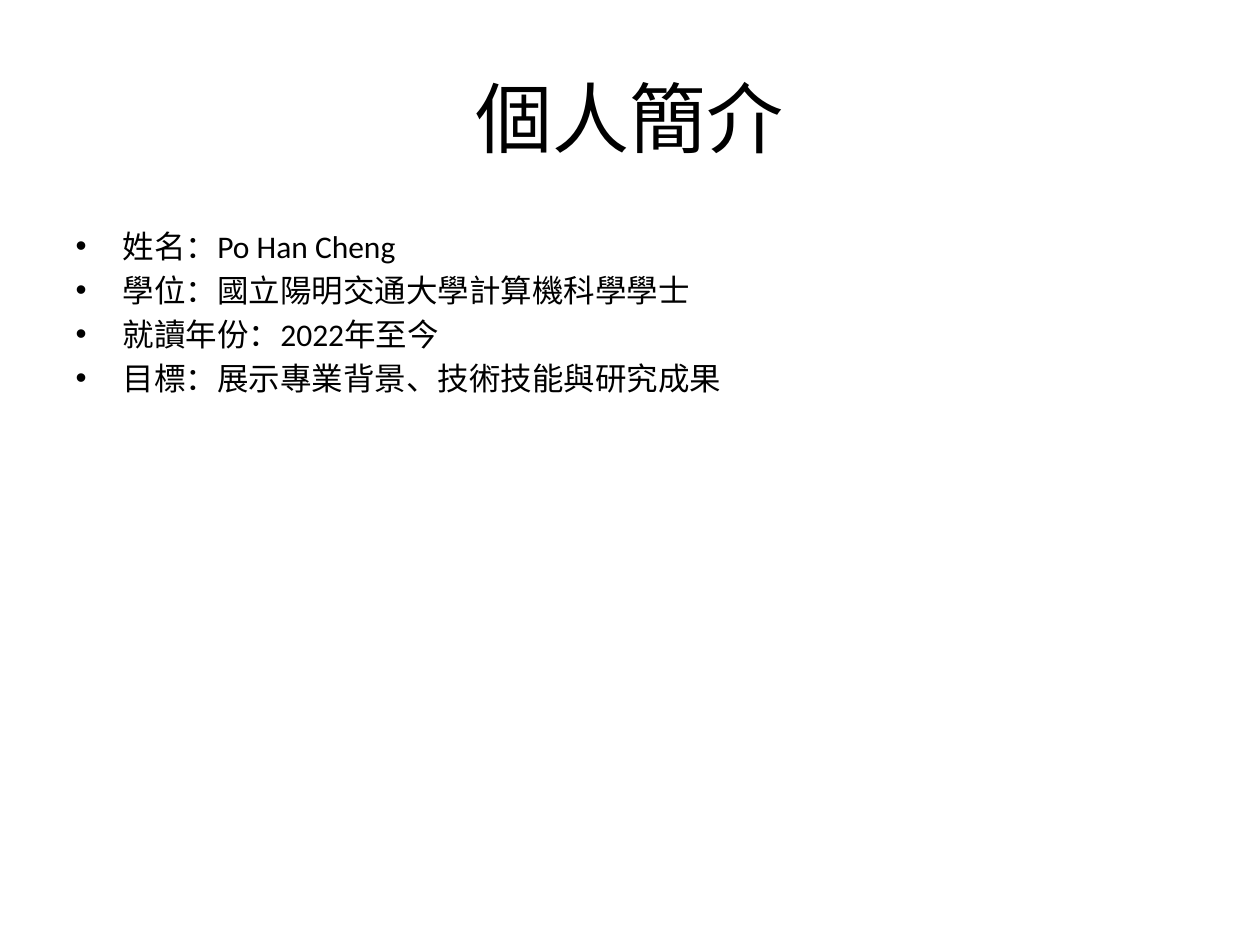
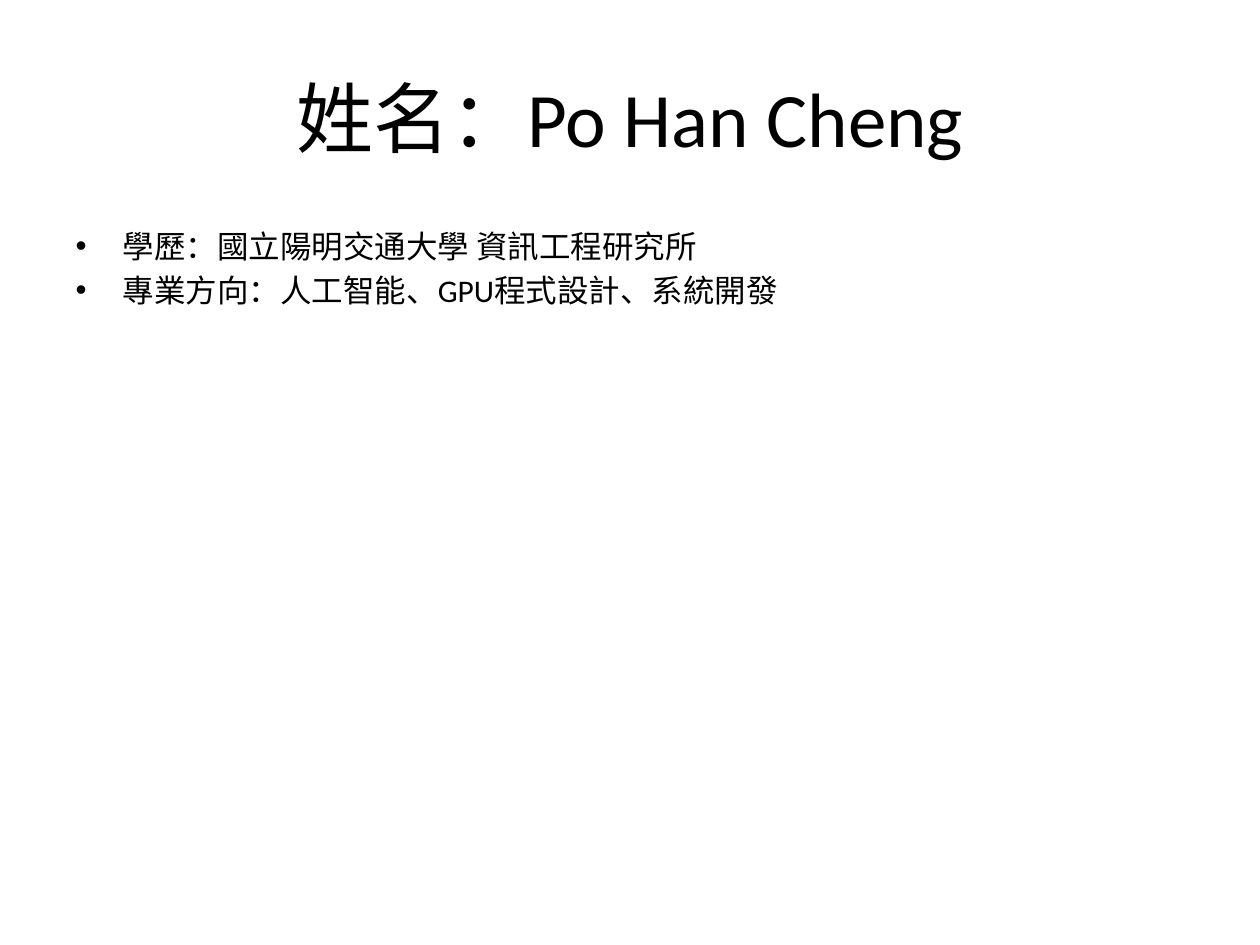
Before and after one commit to sqoojack/MCP-driven-AI-Agent, a slide deck: slide 1 of Output/LLM_report.pptx. Drawn at 1260x945 pixels with LibreOffice and Linux fonts; fonts in the diff are those of the drawing. Boxes give left, top, right and bottom in pixels: in the first picture for what was removed or moved away, otherwise in the second. Text is boxed around its words. In the diff, an @@ line names an element or a change of style, - is before the commit and + after.

```diff
--- a/Output/LLM_report.pptx
+++ b/Output/LLM_report.pptx
@@ title at [296,82,963,161]: text changed @@
-個人簡介
+姓名：Po Han Cheng
@@ text at [123,231,778,305]: text changed @@
-• 姓名：Po Han Cheng
-• 學位：國立陽明交通大學計算機科學學士
-• 就讀年份：2022年至今
-• 目標：展示專業背景、技術技能與研究成果
+• 學歷：國立陽明交通大學 資訊工程研究所
+• 專業方向：人工智能、GPU程式設計、系統開發
```
Also in this commit, not shown: 3 other slides changed, 3 slides added, 3 slides removed, 56 other files.
